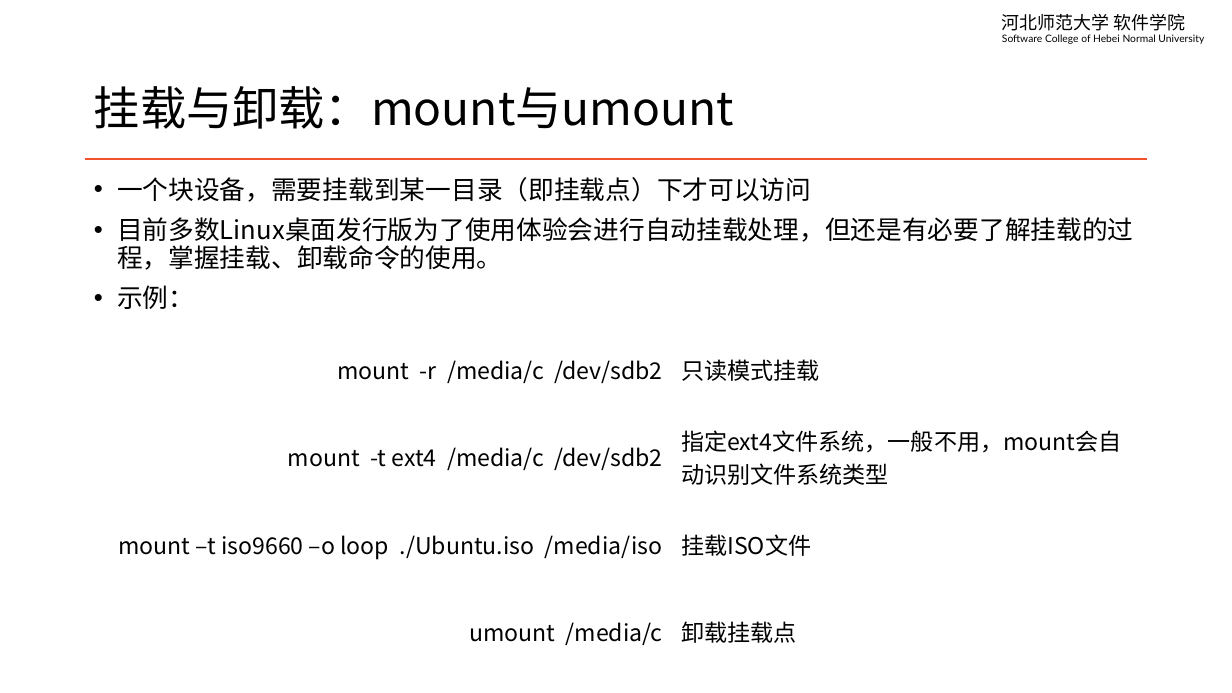
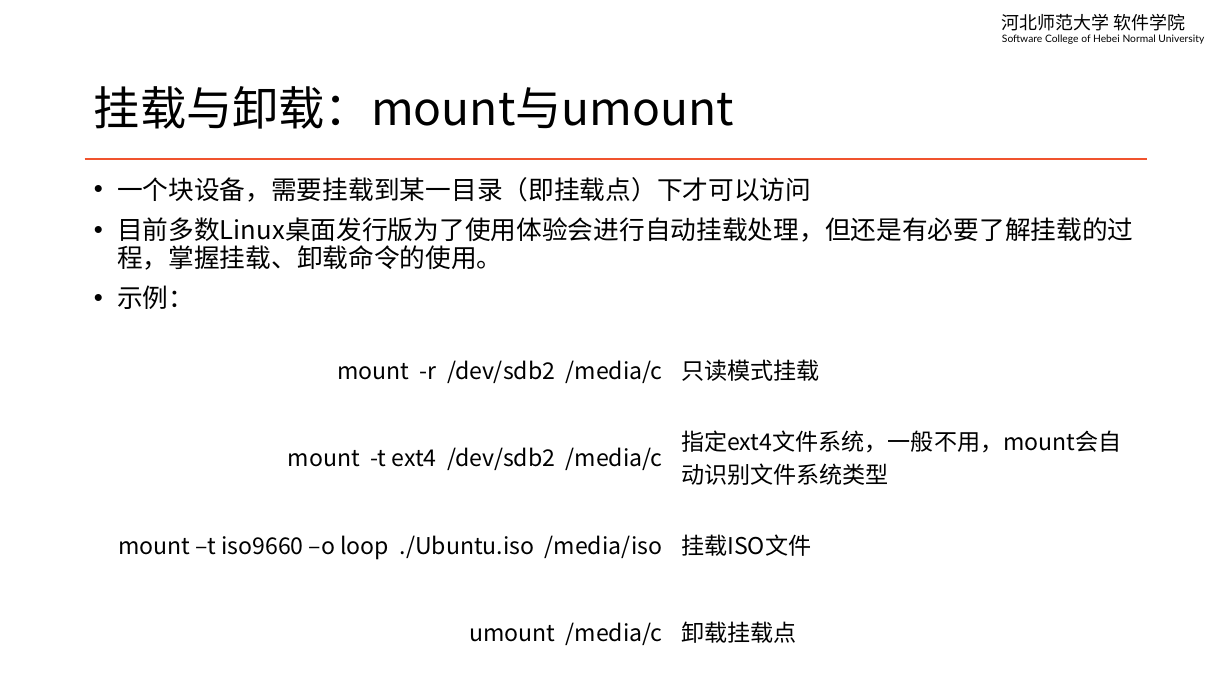
Before and after one commit to edu2act/course-linux-system, a slide deck: slide 13 of materials/slides/ch02-file-system-and-dir-architecture.pptx. Drawn at 1232x693 pixels with LibreOffice and Linux fonts; fonts in the diff are those of the drawing. Boxes give left, top, right and bottom in pixels: in the first picture for what was removed or moved away, otherwise in the second. Text is boxed around its words. In the diff, an @@ line names an element or a change of style, - is before the commit and + after.

```diff
--- a/materials/slides/ch02-file-system-and-dir-architecture.pptx
+++ b/materials/slides/ch02-file-system-and-dir-architecture.pptx
@@ table at [85, 326, 1148, 675] @@
-row 1, column 1: mount -r /media/c /dev/sdb2
+row 1, column 1: mount -r /dev/sdb2 /media/c
-row 2, column 1: mount -t ext4 /media/c /dev/sdb2
+row 2, column 1: mount -t ext4 /dev/sdb2 /media/c
```
Also in this commit, not shown: 6 other slides changed, 4 other files.
